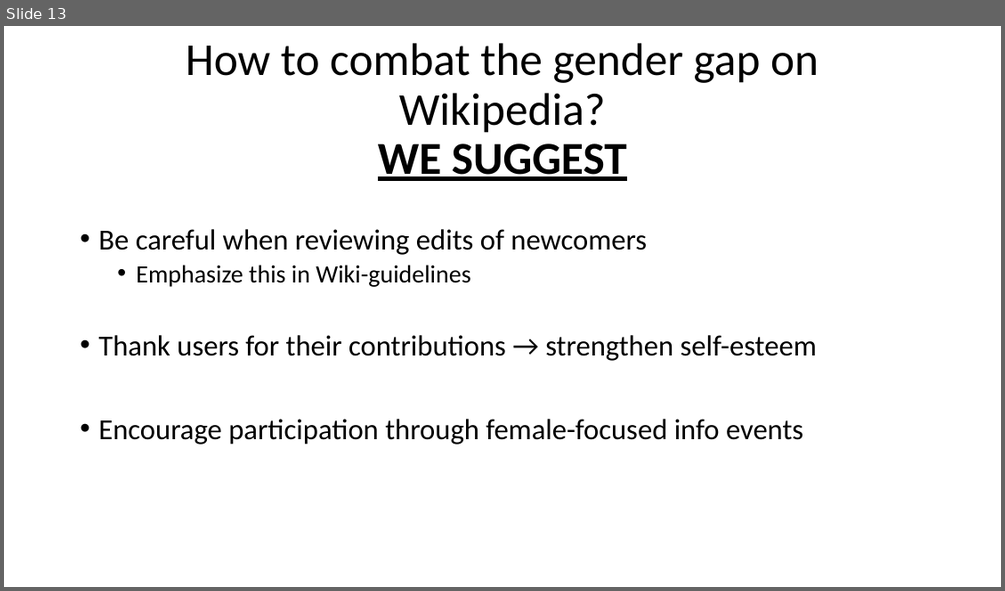
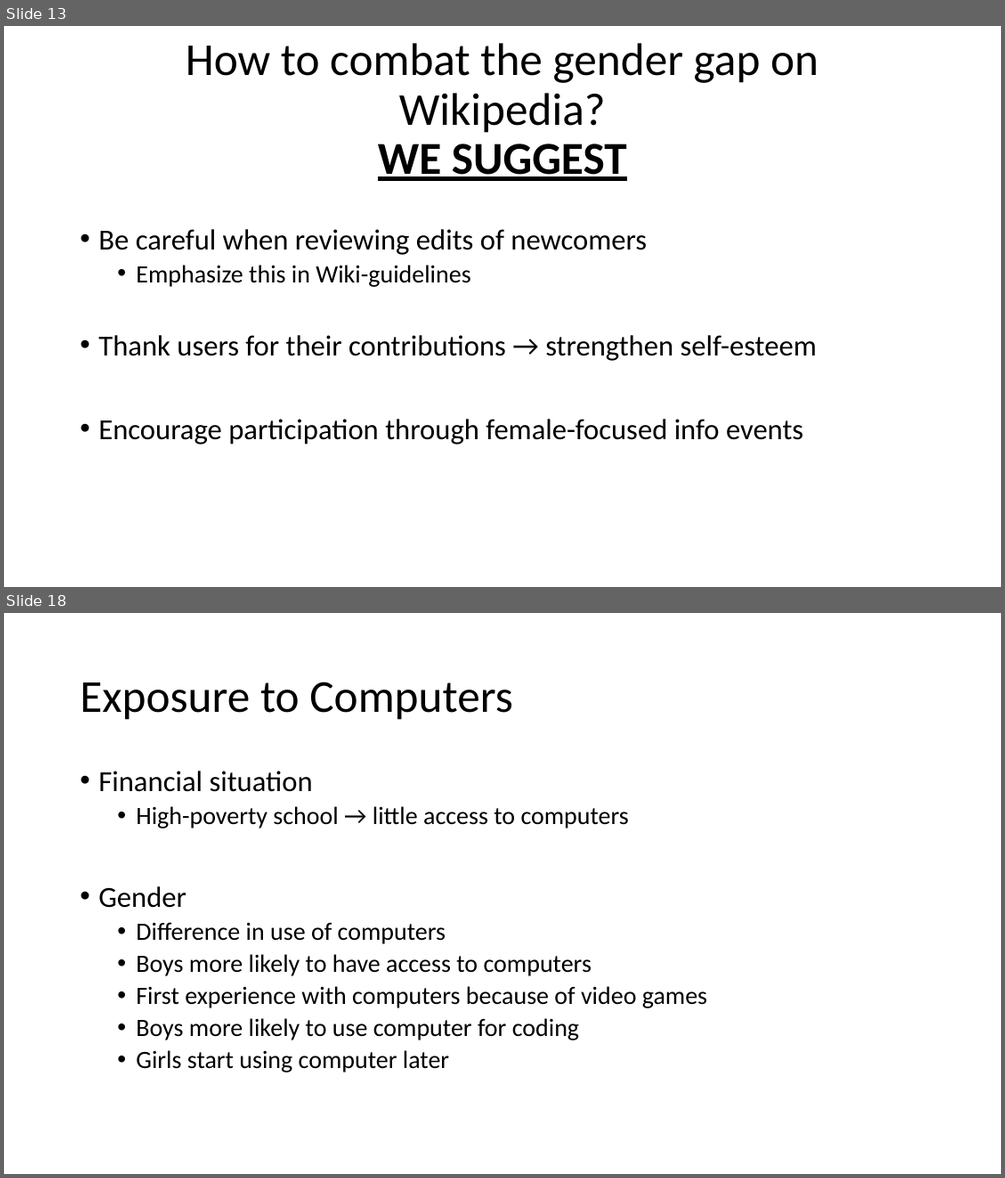
Before and after one commit to EvaJobst/FOT-Paper, a slide deck: Paper - Presentation.pptx. Shown one above the other, each under a label of ours: slide 13 before the commit, slides 13 and 18 after it; the slides between them are not shown. The pictures are 1005x591 and 1005x1178 pixels, drawn with LibreOffice and Linux fonts; fonts in the diff are those of the drawing. Boxes give left, top, right and bottom in pixels: in the first picture for what was removed or moved away, otherwise in the second. Text is boxed around its words. In the diff, an @@ line names an element or a change of style, - is before the commit and + after.

```diff
--- a/Paper - Presentation.pptx
+++ b/Paper - Presentation.pptx
@@ slide 18 added at (x1=4, y1=613, x2=1001, y2=1174), background #FFFFFF @@
@@ title added at (x1=80, y1=682, x2=513, y2=720), 44 pt, text #000000 @@
+Exposure to Computers
@@ text added at (x1=98, y1=771, x2=707, y2=1072), 24 pt, text #000000 @@
+• Financial situation
+  • High-poverty school → little access to computers
+• Gender
+  • Difference in use of computers
+  • Boys more likely to have access to computers
+  • First experience with computers because of video games
+  • Boys more likely to use computer for coding
+  • Girls start using computer later
```
Also in this commit, not shown: 1 slide changed, 5 other slides added, 1 other file.
